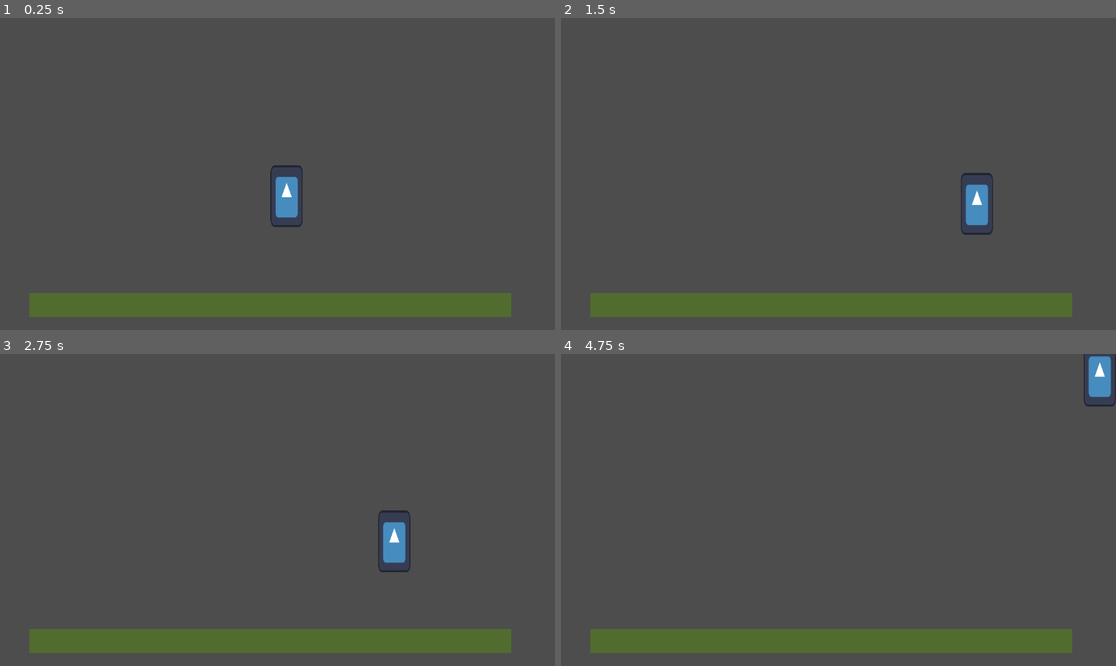
Above: before the commit, frames 1-4 (two rows, left to right).
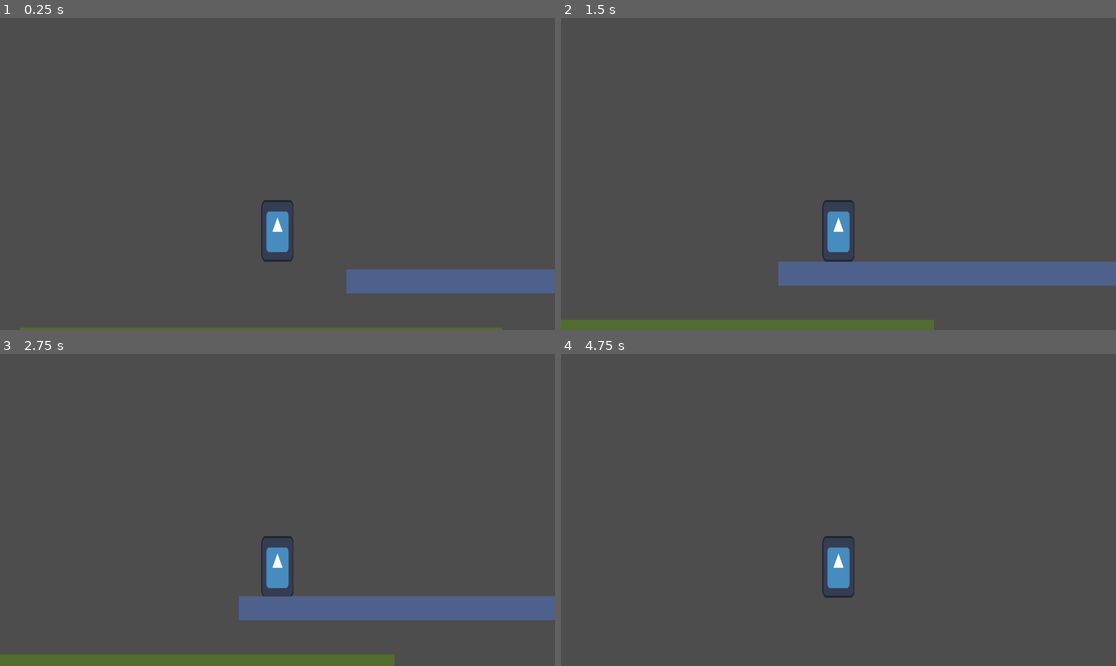
Above: after the commit, the same moments.

Repository: ArtemisSoftware/godot-experience
Game: Godot game, scene res://scenes/knight_world.tscn
The game is run twice, just before and just after one commit, with the same random seed, the same clock (stepped at 60 frames per second) and the same inputs. The engine's default icon, where the game draws it, is replaced by a stand-in: a white triangle on a blue panel in a dark square.
Inputs:
- Up to frame 1 (0.25 s): no input
- Up to frame 2 (1.5 s): hold Right (move_right) from 0.53 s (still down); tap Space (jump) at 0.77 s
- Up to frame 3 (2.75 s): tap Space (jump) at 1.52 s; release Right (move_right) at 2.03 s; hold Left (move_left) from 2.03 s (still down)
- Up to frame 4 (4.75 s): release Left (move_left) at 2.78 s; hold Right (move_right) 2.78-4.28 s; tap Space (jump) at 3.02, 3.77, 4.52 s; hold Left (move_left) from 4.28 s (still down)

The runs differ from the first frame. In frame 1, 11% of the frame differs, in the area x 3-100%, y 47-100%; in frame 2, 15%; in frame 3, 15%, in the area x 0-100%, y 50-100%; in frame 4, 7.9%.

Commit message:
Player Camera

Diff:
--- a/scenes/knight_world.tscn
+++ b/scenes/knight_world.tscn
@@ -28,7 +28,8 @@
 position = Vector2(561, 596)
 
 [node name="MeshInstance2D" type="MeshInstance2D" parent="Platform2"]
-modulate = Color(0.321998, 0.425292, 0.187113, 1)
+modulate = Color(0.307382, 0.38247, 0.549713, 1)
+position = Vector2(677, -121)
 mesh = SubResource("QuadMesh_xe4xi")
 
 [node name="CollisionShape2D" type="CollisionShape2D" parent="Platform2"]
--- a/scenes/player.tscn
+++ b/scenes/player.tscn
@@ -18,3 +18,6 @@
 [node name="CollisionShape2D" type="CollisionShape2D" parent="."]
 position = Vector2(0, -64)
 shape = SubResource("RectangleShape2D_yeidl")
+
+[node name="Camera2D" type="Camera2D" parent="."]
+position = Vector2(0, -182)
